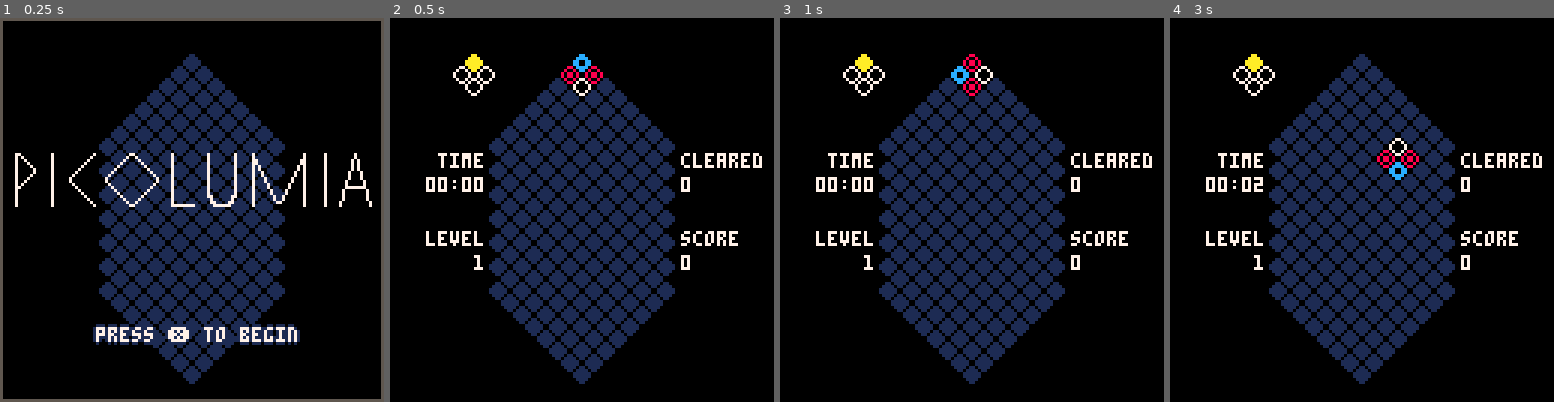
Above: before the commit, frames 1-4 (left to right).
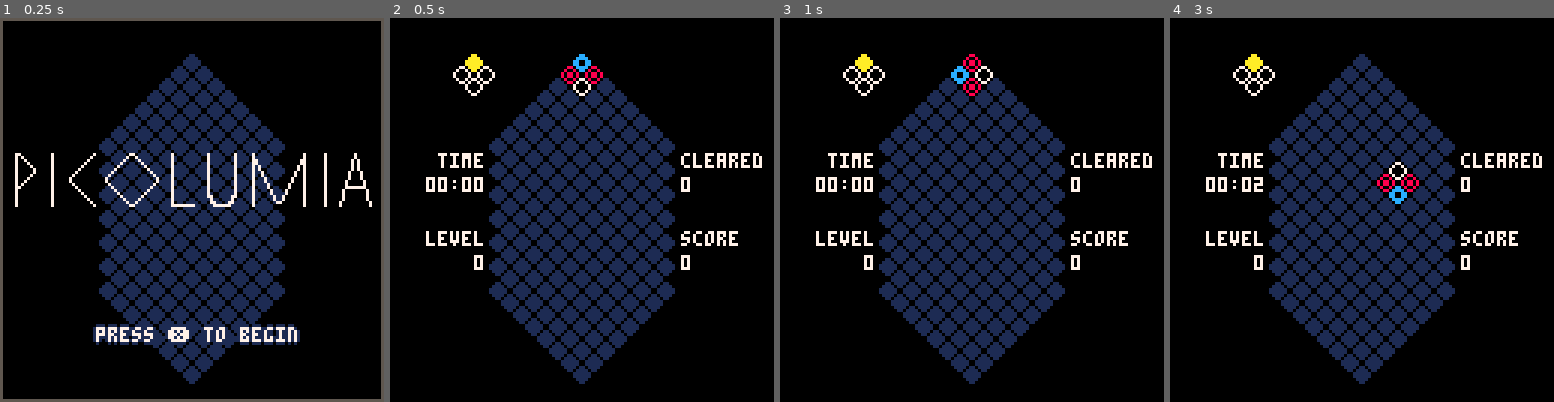
Above: after the commit, the same moments.

Repository: andrewedstrom/picolumia
Game: PICO-8 cartridge picolumia.p8
The game is run twice, just before and just after one commit, with the same random seed, the same clock (stepped at 60 frames per second) and the same inputs.
Inputs:
- Up to frame 1 (0.25 s): no input
- Up to frame 2 (0.5 s): tap X (X key) at 0.33 s
- Up to frame 3 (1 s): tap O (Z key) at 0.7 s
- Up to frame 4 (3 s): tap X (X key) at 1.07, 1.85, 2.97 s; hold Right 1.6-2.1 s; tap O (Z key) every 0.4 s from 1.7 to 2.9 s; hold Right from 2.47 s (still down)

Frame 1 is identical in both runs. In frame 2, less than 0.1% of the frame differs, in the area x 21-25%, y 61-65%; in frame 3, less than 0.1%; in frame 4, 1.1%, in the area x 21-65%, y 31-65%.

Commit message:
increase base speed

Diff:
--- a/picolumia.p8
+++ b/picolumia.p8
@@ -50,9 +50,9 @@
     speed_timer = 0
     seconds_timer = 0
     seconds_elapsed = 0
-    speed = 30
+    speed = 26
     cleared = 0
-    level = 1
+    level = 0
     score = 0
     hard_dropping = false
 end
@@ -73,6 +73,10 @@
     elseif hard_dropping then
         move_down()
     else
+        if speed_timer >= (speed - level) then
+            tick()
+            speed_timer = 0
+        end
         handle_input()
     end
 end
@@ -80,11 +84,6 @@
 function update_timers()
     speed_timer += 1
     seconds_timer += 1
-    if speed_timer == speed then
-        --todo seems like we shouldn't be ticking if blocks_clearing is true
-        tick()
-        speed_timer = 0
-    end
 
     if seconds_timer == 30 then
         seconds_elapsed += 1
@@ -363,7 +362,7 @@
 end
 
 function calculate_points_scored(blocks_cleared)
-    return level*((blocks_cleared-2)^2)
+    return (level+1)*((blocks_cleared-2)^2)
 end
 
 function hit_bottom()
@@ -463,6 +462,7 @@
             end
         end
 
+        level = flr(cleared/30)
         new_player_quad()
     end)
 end
Not shown, changed: README.md
